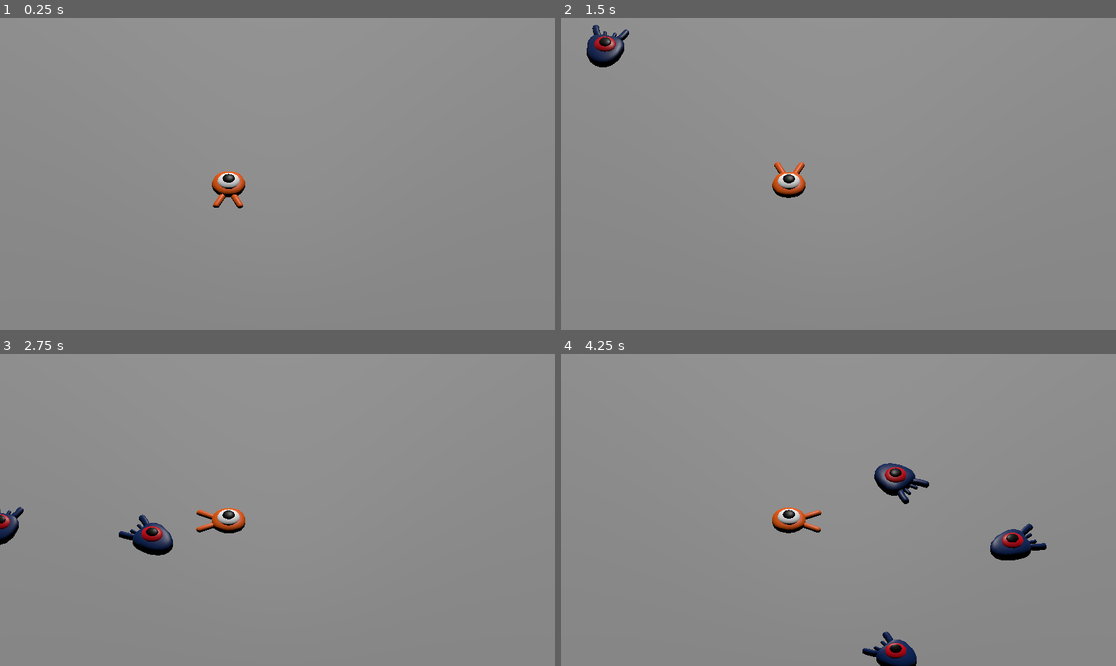
Above: before the commit, frames 1-4 (two rows, left to right).
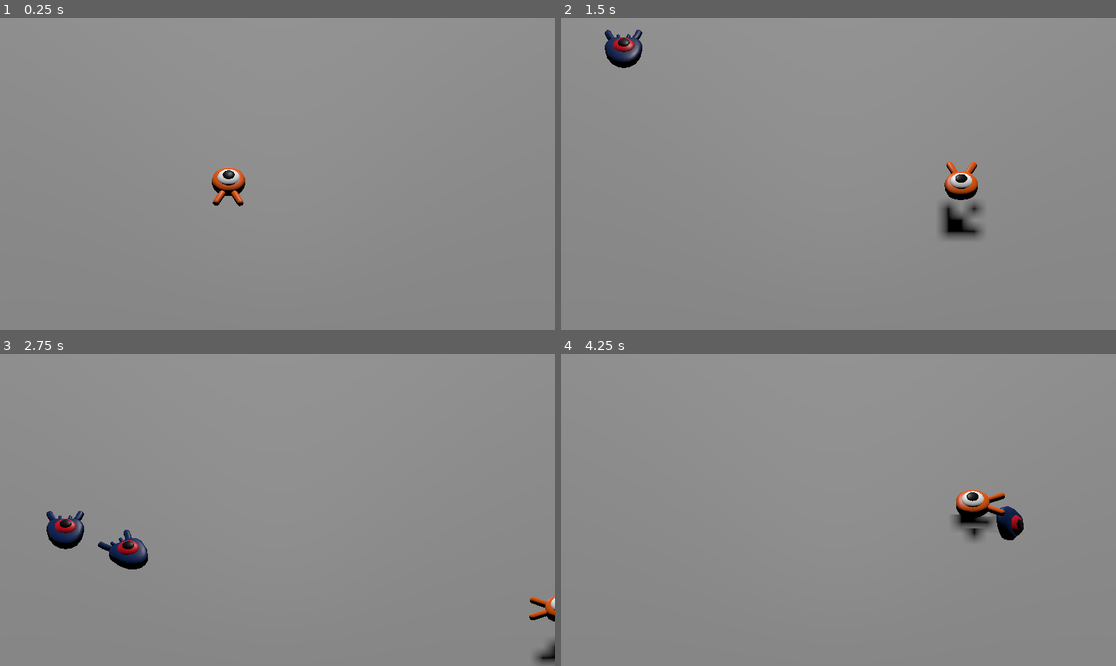
Above: after the commit, the same moments.

Repository: IgnacioLevy/GayJam
Game: Godot game, scene res://main.tscn
The game is run twice, just before and just after one commit, with the same random seed, the same clock (stepped at 60 frames per second) and the same inputs.
Inputs:
- Up to frame 1 (0.25 s): no input
- Up to frame 2 (1.5 s): tap Enter at 0.5 s; hold Right (move_right) 0.53-1.28 s; hold Space (jump) 0.53-1.28 s; hold Down (move_down) from 1.28 s (still down); tap Space (jump) at 1.35 s
- Up to frame 3 (2.75 s): tap Space (jump) at 1.52, 1.82 s; release Down (move_down) at 2.03 s; hold Right (move_right) from 2.03 s (still down); hold Space (jump) from 2.03 s (still down)
- Up to frame 4 (4.25 s): release Right (move_right) at 2.78 s; release Space (jump) at 2.78 s; hold Up (move_up) 2.78-3.53 s; tap Space (jump) at 2.85, 3.02, 3.32 s; hold Left (move_left) from 3.53 s (still down); hold Space (jump) from 3.53 s (still down)

The runs differ from the first frame. In frame 1, 0.5% of the frame differs, in the area x 38-45%, y 48-62%; in frame 2, 2.7%; in frame 3, 3.0%; in frame 4, 3.7%, in the area x 38-88%, y 34-100%.
Error before the commit: Invalid operands 'float' and 'Nil' in operator '*'. (res://mongo.gd:41)

Commit message:
Colisión
-Funciona el sistema de colisión.
-Siguiente paso: que la colisión contra el enemigo triggeree la pelea

Diff:
--- a/main.tscn
+++ b/main.tscn
@@ -26,7 +26,7 @@
 [node name="Ground" type="StaticBody3D" parent="."]
 transform = Transform3D(1, 0, 0, 0, 1, 0, 0, 0, 1, 0, -1.5, 0)
 
-[node name="CollisionShape3D" type="CollisionShape3D" parent="Ground"]
+[node name="CollisionShape3D" type="CollisionShape3D" parent="Ground" groups=["mongolin"]]
 transform = Transform3D(60, 0, 0, 0, 3, 0, 0, 0, 60, 0, 0, 0)
 shape = SubResource("BoxShape3D_t6khw")
 
@@ -40,10 +40,6 @@
 
 [node name="Mongo" parent="." instance=ExtResource("1_idolb")]
 transform = Transform3D(1, 0, 0, 0, 1, 0, 0, 0, 1, -3, 0, 10)
-speed = null
-fall_acceleration = null
-jump_impulse = null
-bounce_impulse = null
 
 [node name="Marker3D" type="Marker3D" parent="."]
 
--- a/mongo.gd
+++ b/mongo.gd
@@ -67,7 +67,7 @@
 			continue
 
 		#si la colisión es con un mongolin
-		if collision.get_collider().is:
+		if collision.get_collider().is_in_group("mongolin"):
 		#.is_in_group("mongolin"):
 			print("XD")
 			var mongolin = collision.get_collider()
--- a/mongo.tscn
+++ b/mongo.tscn
@@ -7,13 +7,9 @@
 radius = 0.9363
 height = 2.08003
 
-[node name="Mongo" type="CharacterBody3D" groups=["mongolin"]]
+[node name="Mongo" type="CharacterBody3D"]
 collision_mask = 7
 script = ExtResource("1_5i782")
-speed = null
-fall_acceleration = null
-jump_impulse = null
-bounce_impulse = null
 
 [node name="Pivot" type="Node3D" parent="."]
 
--- a/mongolin.tscn
+++ b/mongolin.tscn
@@ -1,12 +1,12 @@
 [gd_scene load_steps=4 format=3 uid="uid://yh5jnuvu1857"]
 
 [ext_resource type="Script" path="res://mongolin.gd" id="1_gy3no"]
-[ext_resource type="PackedScene" uid="uid://571kjhhbwomr" path="res://art/mob.glb" id="2_owx1i"]
+[ext_resource type="PackedScene" uid="uid://bliesyldqeqkv" path="res://art/mob.glb" id="2_owx1i"]
 
 [sub_resource type="BoxShape3D" id="BoxShape3D_qivgr"]
 size = Vector3(1.74341, 0.713867, 1.98233)
 
-[node name="Mongolin" type="CharacterBody3D"]
+[node name="Mongolin" type="CharacterBody3D" groups=["mongolin"]]
 collision_layer = 2
 collision_mask = 0
 script = ExtResource("1_gy3no")
